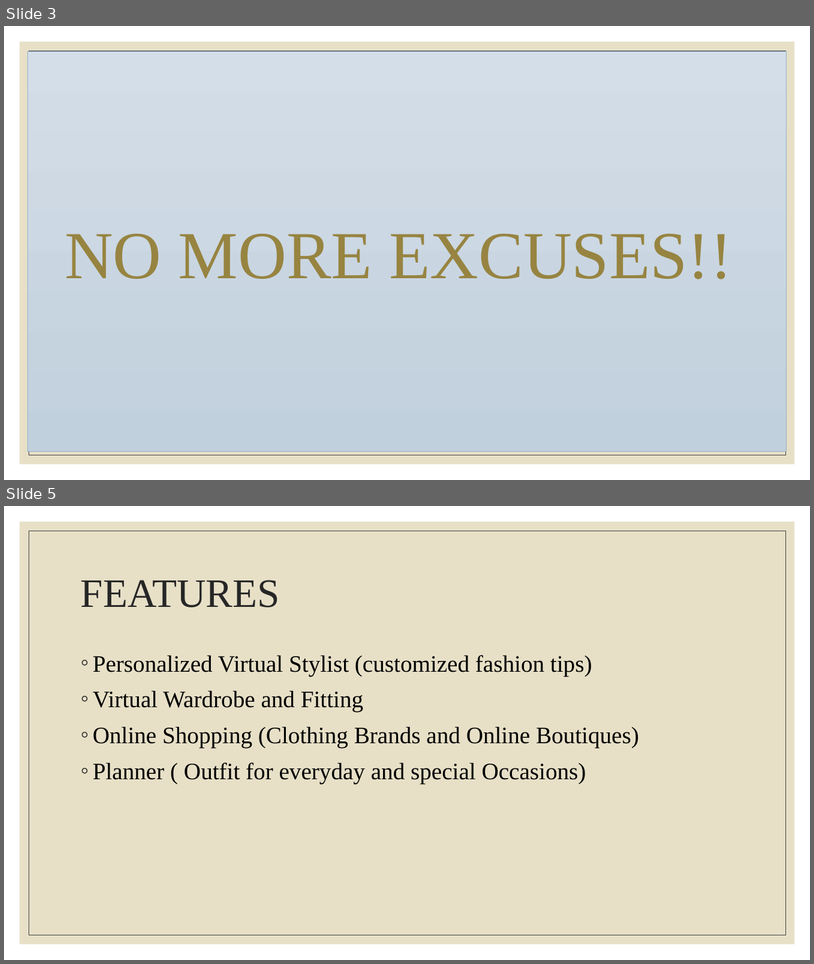
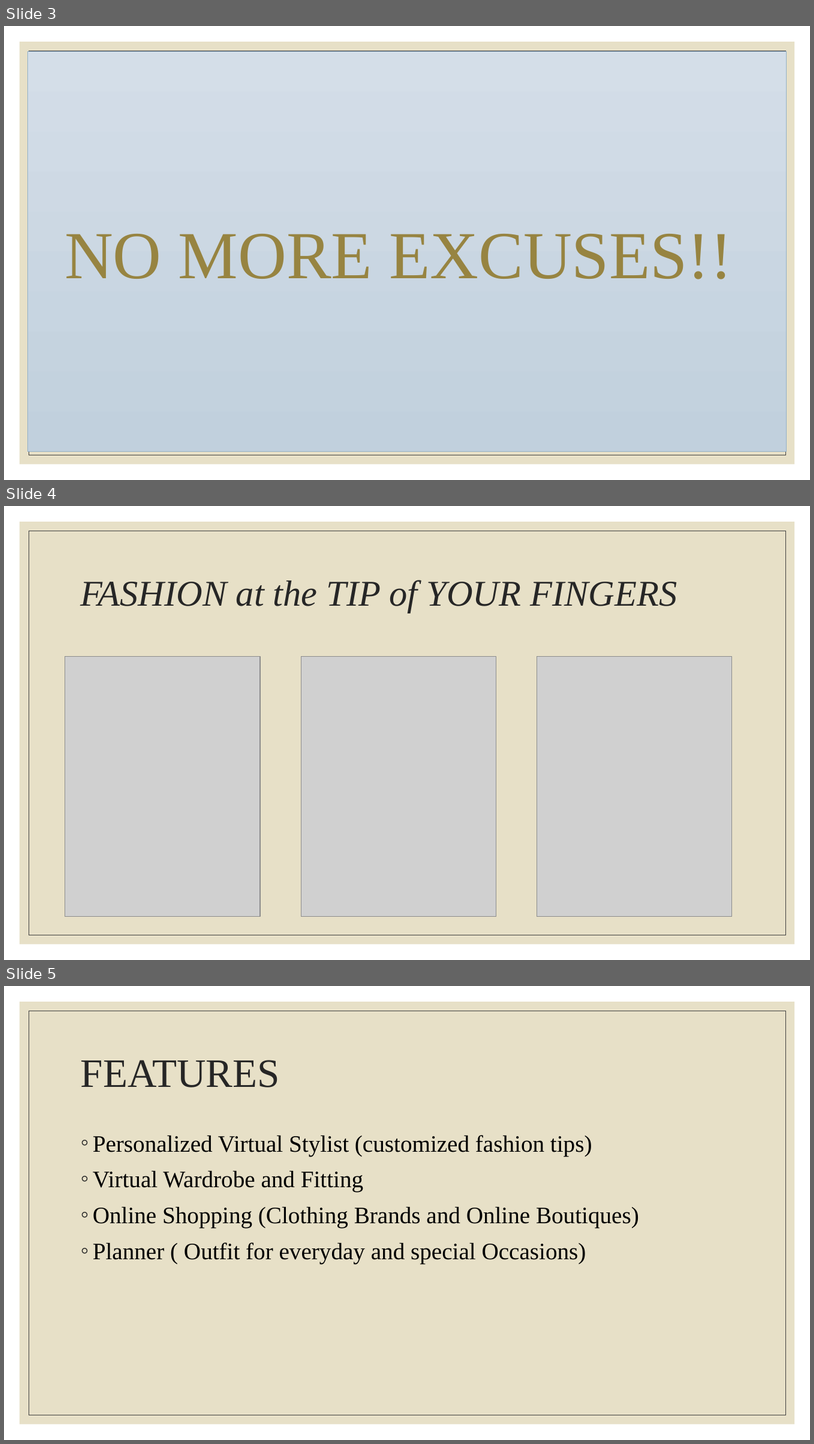
Before and after one commit to jdimapilis02/tentrep-yps, a slide deck: YPS.pptx. Shown one above the other, each under a label of ours: slides 3 and 5 before the commit, slides 3, 4 and 5 after it; the slides between them are not shown. The pictures are 814x964 and 814x1444 pixels, drawn with LibreOffice and Linux fonts; fonts in the diff are those of the drawing; grey boxes stand for pictures. Boxes give left, top, right and bottom in pixels: in the first picture for what was removed or moved away, otherwise in the second. Text is boxed around its words. In the diff, an @@ line names an element or a change of style, - is before the commit and + after.

```diff
--- a/YPS.pptx
+++ b/YPS.pptx
@@ slide 4 added at <box>4,506,810,960</box>, background #FFFFFF; not listed: 2 template elements that a slide beside it also shows @@
@@ title added at <box>81,580,678,612</box>, 43.2 pt, text #262626, italic @@
+FASHION at the TIP of YOUR FINGERS
@@ picture added at <box>65,656,260,916</box> @@
@@ picture added at <box>301,656,497,916</box> @@
@@ picture added at <box>537,656,732,916</box> @@
```
Also in this commit, not shown: 2 other slides added, 2 slides removed, 20 other files.
